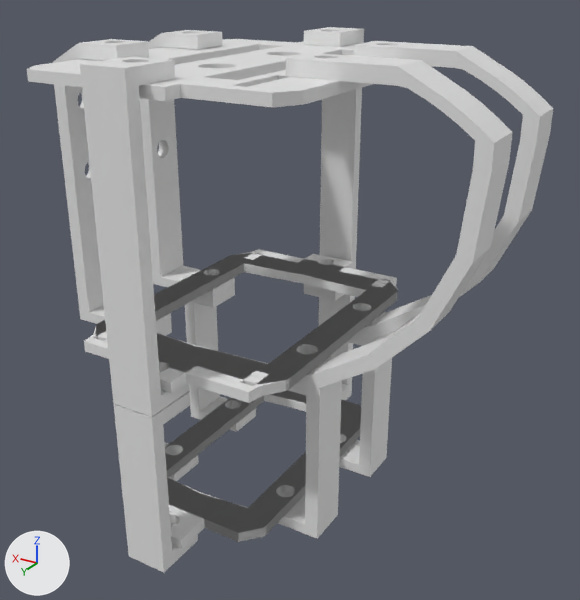
The Blender file sona.blend, before and after one commit.
Rendered twice from a 50 mm lens placed at (-8.01, 12.0, 6.37), pointed at (-0.88, 0.11, 0.42). The axes (+X, +Y, +Z) are drawn at lower left. The lights are the same throughout.

Names of what the first picture shows: 'Head plate bottom', 'Head plate middle', 'Head plate top', 'Head stud back bottom', 'Head stud back top', 'Head stud front bottom', 'Head stud front top', 'Head stud lateral bottom', 'Head stud lateral top'.
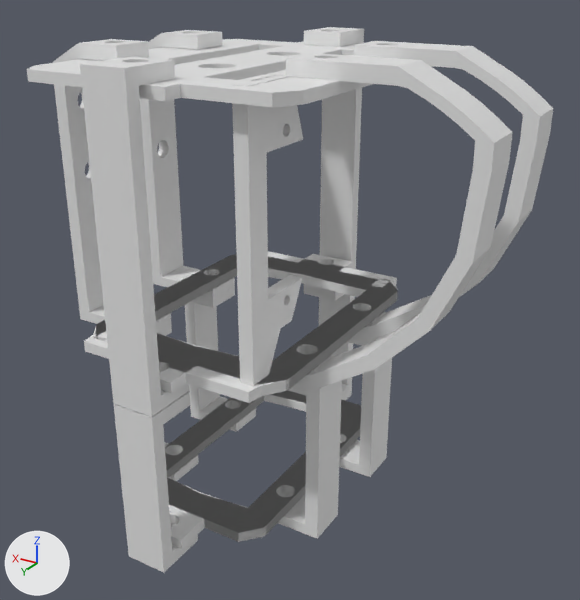
Commit message: printable head support parts

Changed parts and their boxes [x1, y1, x2, y2] in the pictures (580 x 600 px):
'Head servo support', shown: after [232, 75, 303, 386]

The change in detail:
Object 'Head servo support' (ob_head_servo_support) is now shown.
